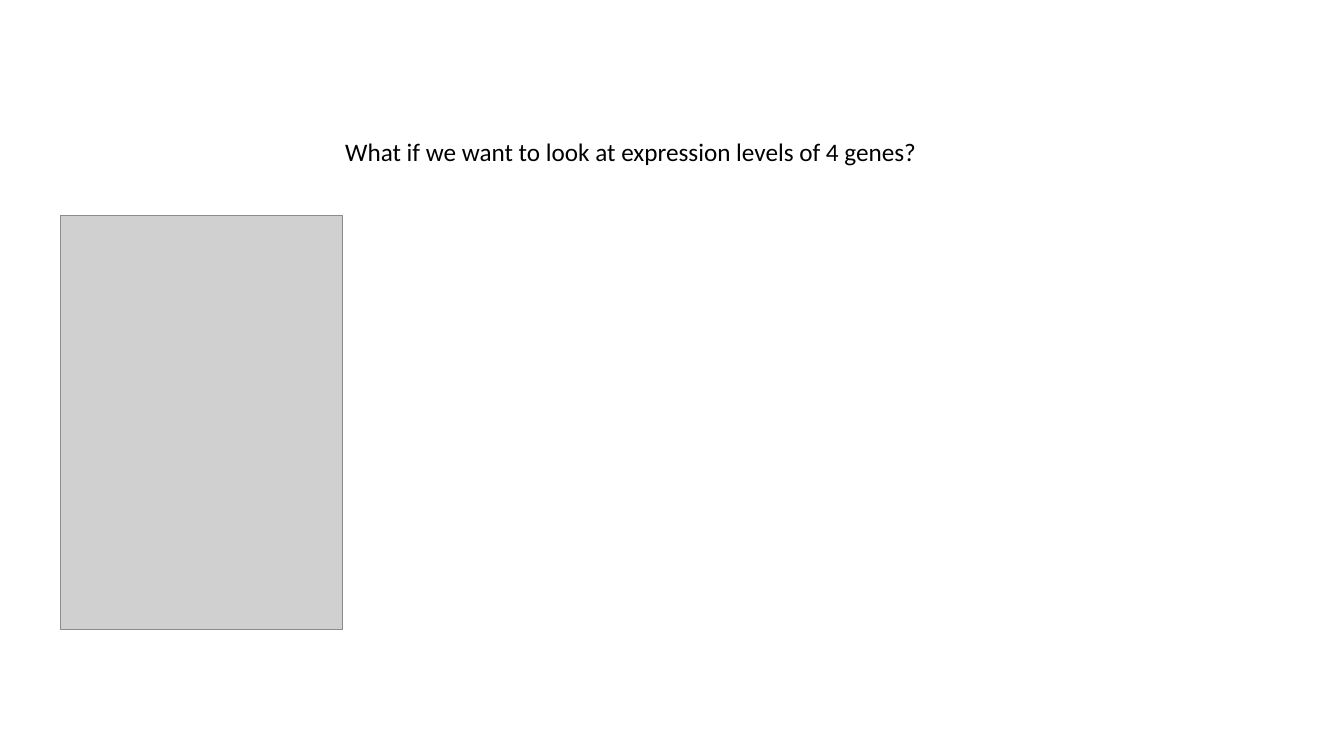
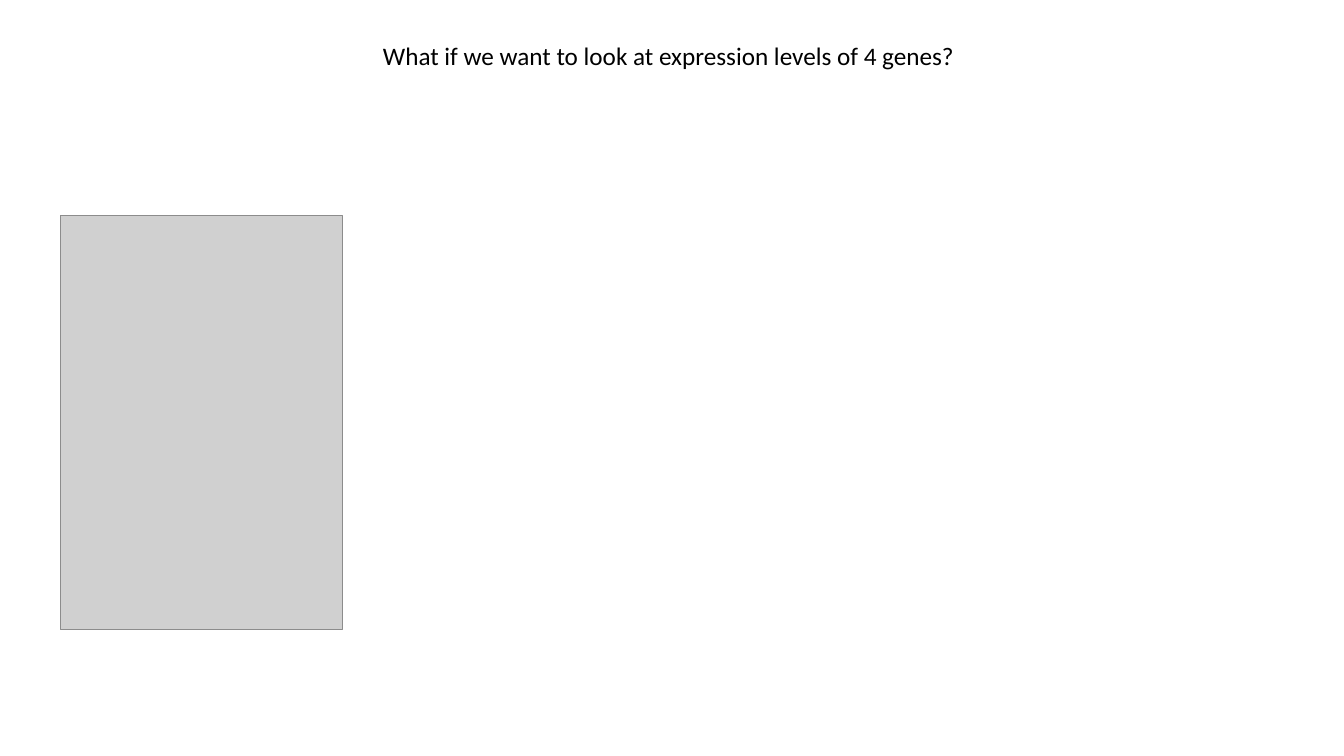
Before and after one commit to jraab/GNET749_RNAseq, a slide deck: slide 14 of lectures/2023_GNET749_Lecture2.pptx (slide 10 before the commit). Drawn at 1344x756 pixels with LibreOffice and Linux fonts; fonts in the diff are those of the drawing; grey boxes stand for pictures. Boxes give left, top, right and bottom in pixels: in the first picture for what was removed or moved away, otherwise in the second. Text is boxed around its words. In the diff, an @@ line names an element or a change of style, - is before the commit and + after.

```diff
--- a/lectures/2023_GNET749_Lecture2.pptx
+++ b/lectures/2023_GNET749_Lecture2.pptx
@@ text "What if we want to ...": place and size @@
-text "What if we want to ..." at <box>345,143,915,166</box>
+text "What if we want to ..." at <box>383,47,953,70</box>
```
Also in this commit, not shown: 3 other slides changed, 3 slides added, 1 slide removed, 7 other files.
